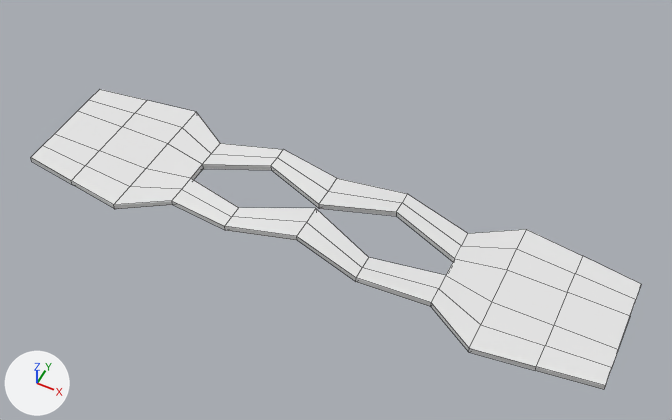
The Blender file Assets/Levels/Models/level1.blend: old version first, new version second.
Both versions are drawn from a camera (50 mm lens) standing at (94.1, -174.9, 225.3) and looking at (6.4, 0.3, 6.2). The axes (+X, +Y, +Z) are drawn at lower left. The lights are the same throughout. Mesh edges are drawn as thin lines.
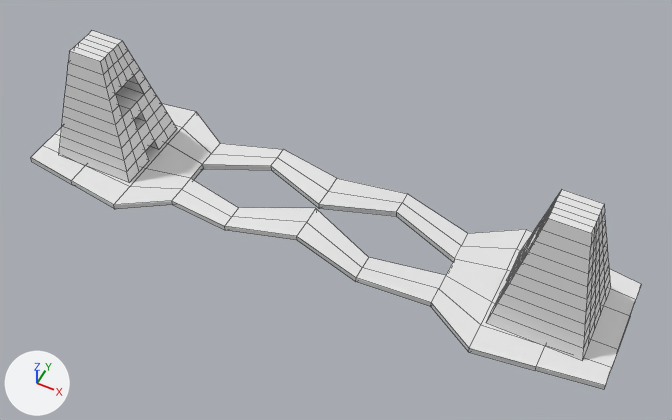
Changed parts and their boxes [x1, y1, x2, y2] in the pictures (672 x 420 px):
'Building', added
    after: [59, 31, 611, 360]
'Building.001', added
    after: [116, 87, 536, 261]
'Building.002', added
    after: [134, 118, 521, 267]

What changed in the scene script:
```text
Add me_cube:
    me_cube.from_pydata(...)  # 158 vertices, 143 faces; spans x 62.9..92.0, y -14.6..14.6, z 0.0..41.7
    me_cube.polygons.foreach_set('use_smooth', [True] * 143)
Add me_cube_001:
    me_cube_001.from_pydata([(67.3, 6.1, 20.8), (67.3, 2.0, 20.8), (67.3, -2.0, 20.8), (67.3, -6.1, 20.8), (83.2, 6.1, 20.8), (83.2, 2.0, 20.8), (83.2, -2.0, 20.8), (83.2, -6.1, 20.8)], [], [(2, 3, 7, 6), (1, 2, 6, 5), (0, 1, 5, 4)])
    me_cube_001.polygons.foreach_set('use_smooth', [True] * 3)
Add me_cube_003:
    me_cube_003.from_pydata([(65.5, 2.4, 12.5), (65.5, -2.4, 12.5), (86.2, 2.4, 12.5), (86.2, -2.4, 12.5)], [], [(0, 1, 3, 2)])
    me_cube_003.polygons.foreach_set('use_smooth', [True] * 1)
Add ob_building:
    ob_building = bpy.data.objects.new('Building', me_cube)
    ob_building.location = (0.0, 0.0, 0.0)
    _m = ob_building.modifiers.new('Mirror', 'MIRROR')
    _m = ob_building.modifiers.new('EdgeSplit', 'EDGE_SPLIT')
Add ob_building_001:
    ob_building_001 = bpy.data.objects.new('Building.001', me_cube_001)
    ob_building_001.location = (0.0, 0.0, 0.0)
    _m = ob_building_001.modifiers.new('Mirror', 'MIRROR')
    _m = ob_building_001.modifiers.new('EdgeSplit', 'EDGE_SPLIT')
Add ob_building_002:
    ob_building_002 = bpy.data.objects.new('Building.002', me_cube_003)
    ob_building_002.location = (0.0, 0.0, 0.0)
    _m = ob_building_002.modifiers.new('Mirror', 'MIRROR')
    _m = ob_building_002.modifiers.new('EdgeSplit', 'EDGE_SPLIT')
```
